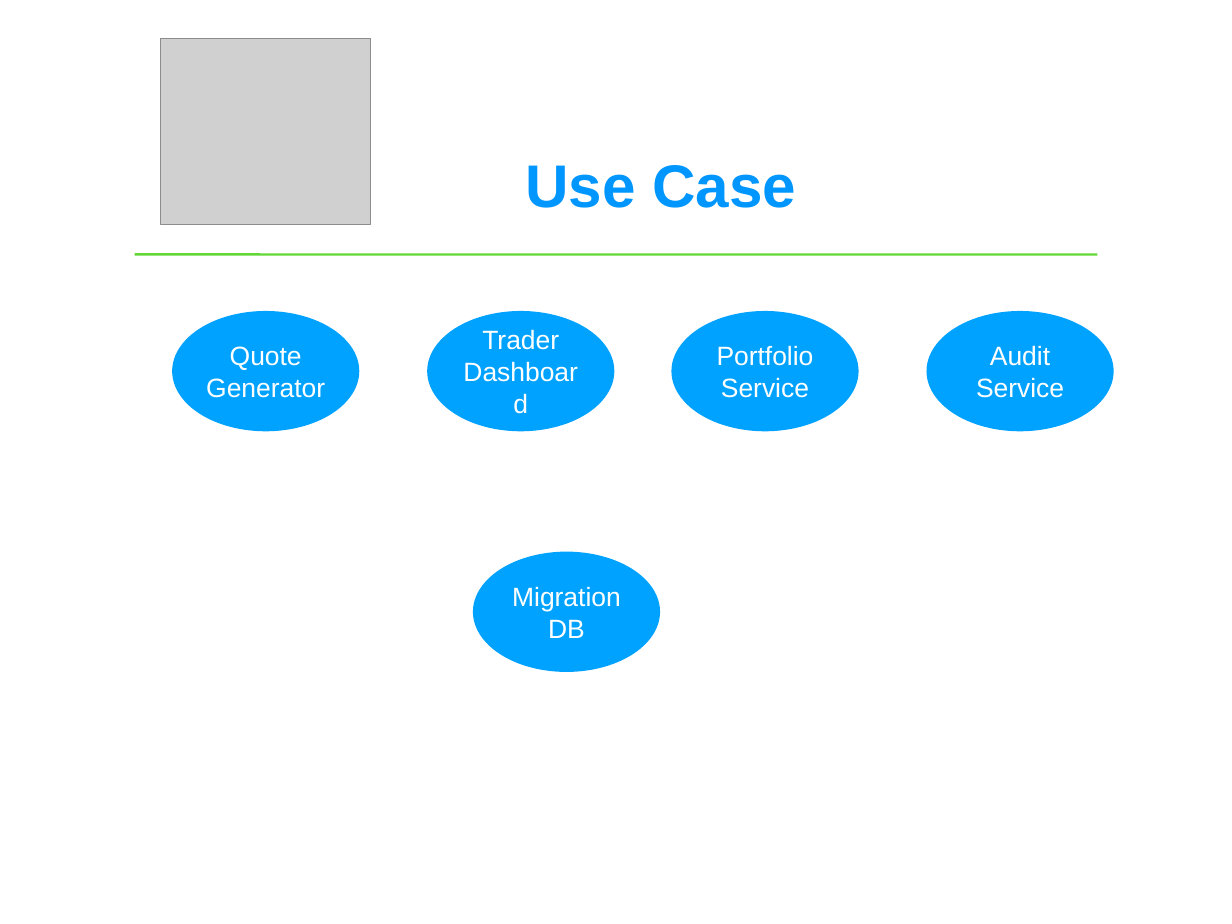
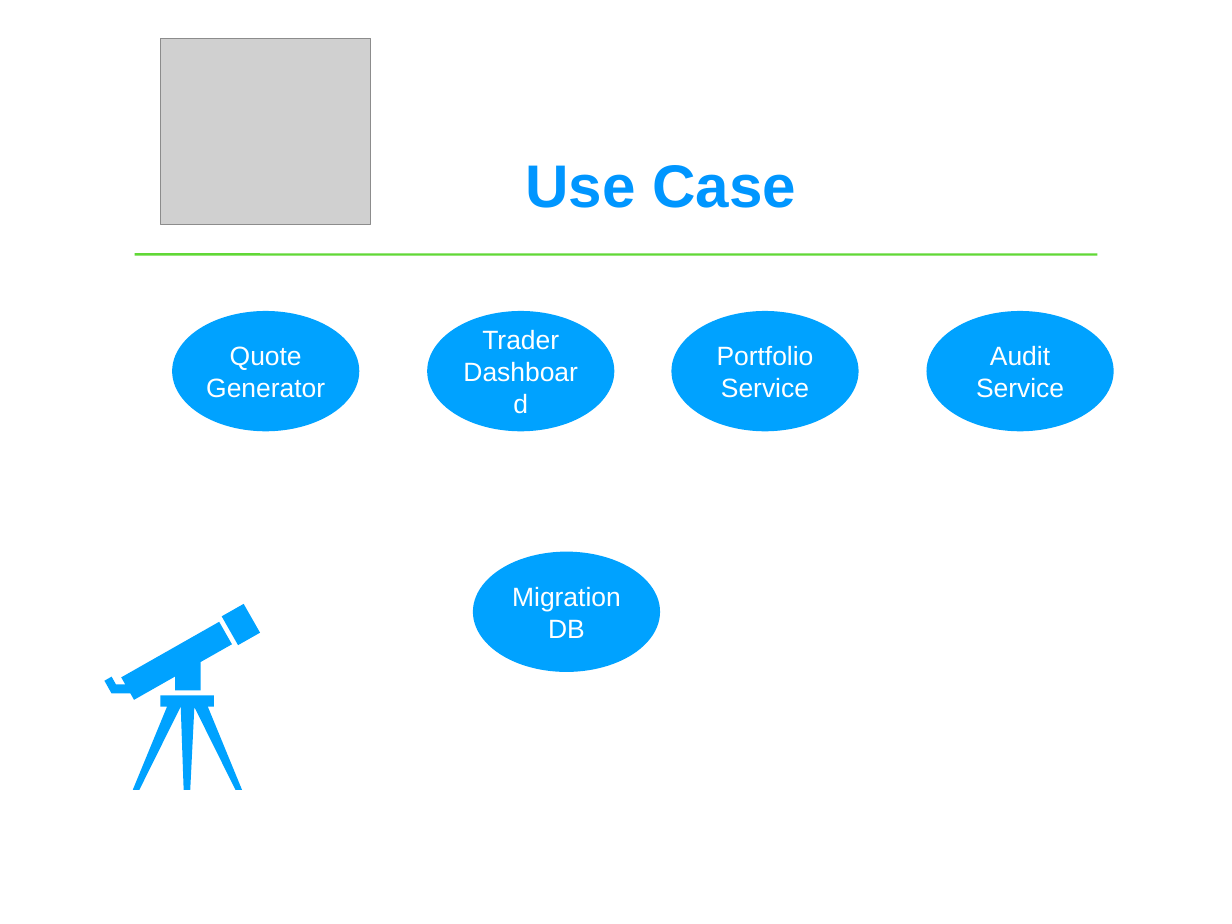
Before and after one commit to jayant2014/devops, a slide deck: slide 24 of docker/Docker.pptx. Drawn at 1232x924 pixels with LibreOffice and Linux fonts; fonts in the diff are those of the drawing; grey boxes stand for pictures. Boxes give left, top, right and bottom in pixels: in the first picture for what was removed or moved away, otherwise in the second. Text is boxed around its words. In the diff, an @@ line names an element or a change of style, - is before the commit and + after.

Commit message:
Updated Presentation

```diff
--- a/docker/Docker.pptx
+++ b/docker/Docker.pptx
@@ freeform shape added at (105,604,261,790), fill #00A2FF @@
```
Also in this commit, not shown: 11 other slides changed.
